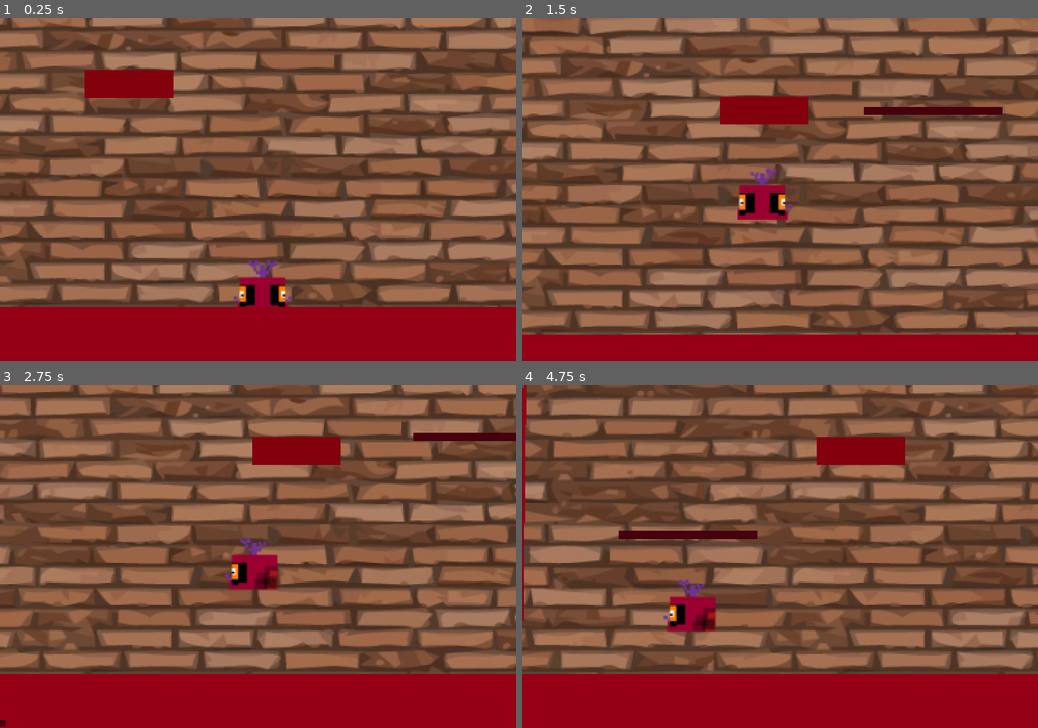
Above: before the commit, frames 1-4 (two rows, left to right).
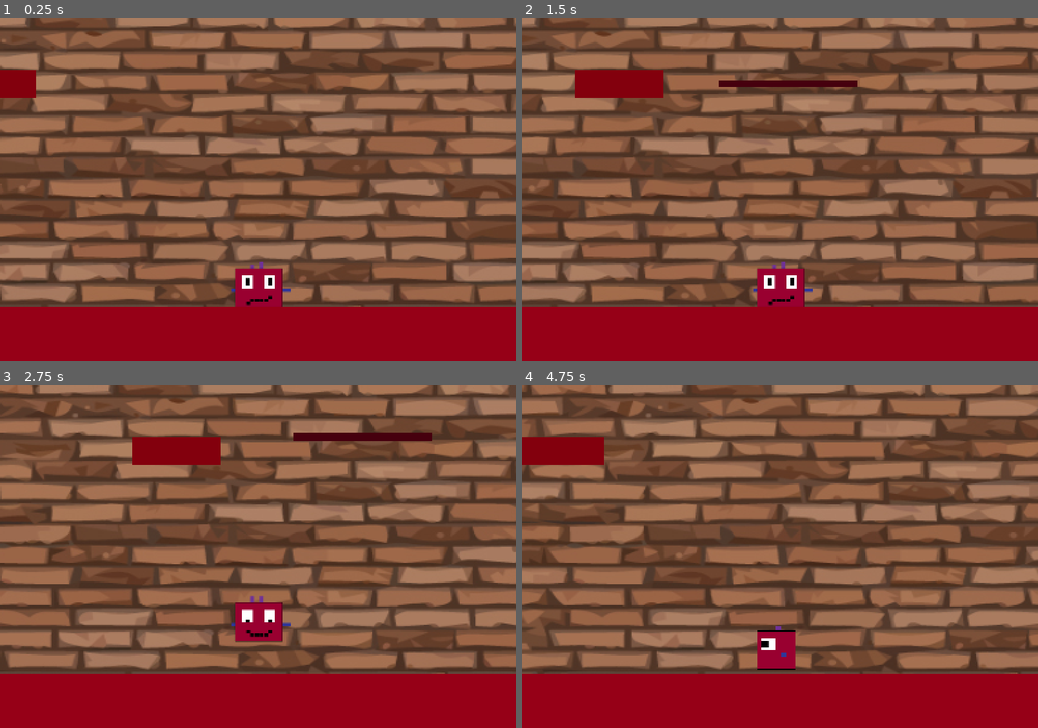
Above: after the commit, the same moments.

Repository: KimHana1/tarea-2-bichito-que-se-mueve
Game: Godot game, scene res://escenas/main.tscn
The game is run twice, just before and just after one commit, with the same random seed, the same clock (stepped at 60 frames per second) and the same inputs. The project has no main scene, so this scene is started directly.
Inputs:
- Up to frame 1 (0.25 s): no input
- Up to frame 2 (1.5 s): tap D (der) at 0.6 s; tap W (enter, bound only before the commit) at 0.8, 1.35 s
- Up to frame 3 (2.75 s): tap D (der) at 1.55, 2.1 s; hold A (izq) from 2.03 s (still down); tap W (enter, bound only before the commit) at 2.3 s
- Up to frame 4 (4.75 s): release A (izq) at 2.78 s; tap W (enter, bound only before the commit) at 2.85, 3.8, 4.35 s; tap D (der) at 3.05, 3.6, 4.55 s; hold A (izq) from 4.28 s (still down)

The runs differ from the first frame. In frame 1, 35% of the frame differs, in the area x 0-100%, y 0-85%; in frame 2, 67%, in the area x 0-100%, y 0-93%; in frame 3, 38%; in frame 4, 40%.

Commit message:
state machine

Diff:
--- a/escenas/main.tscn
+++ b/escenas/main.tscn
@@ -17,7 +17,8 @@
 texture = ExtResource("1_dkga6")
 
 [node name="CharacterBody2D" parent="." instance=ExtResource("1_0xm2m")]
-position = Vector2(589, 640)
+position = Vector2(734, 625)
+scale = Vector2(0.137948, 0.124577)
 
 [node name="StaticBody2D" parent="." instance=ExtResource("2_h2yge")]
 position = Vector2(-4, 663)
--- /dev/null
+++ b/escenas/node.gd
@@ -0,0 +1,78 @@
+extends Node
+
+@onready var player: CharacterBody2D = self.owner
+
+var gravity: float = ProjectSettings.get_setting("physics/2d/default_gravity")
+
+enum STATE {
+	idle,
+	derecha,
+	izquierda,
+	saltando,
+	cayendo
+}
+
+var current_state = STATE.idle
+
+
+func _physics_process(delta):
+
+	if Input.is_action_just_pressed("arriba") and player.is_on_floor():
+		player.velocity.y = player.salto
+
+	_aplicar_gravedad(delta)
+	_cambiar_estado()
+	_aplicar_animacion()
+
+	player.move_and_slide()
+
+
+func _cambiar_estado():
+
+	var direction = Input.get_axis("izq", "der")
+
+	if not player.is_on_floor():
+		if player.velocity.y < 0:
+			current_state = STATE.saltando
+		else:
+			current_state = STATE.cayendo
+		return
+
+	if direction > 0:
+		current_state = STATE.derecha
+	elif direction < 0:
+		current_state = STATE.izquierda
+	else:
+		current_state = STATE.idle
+
+
+func _aplicar_animacion():
+
+	match current_state:
+
+		STATE.idle:
+			player.velocity.x = move_toward(player.velocity.x, 0, player.friccion)
+			if player.anim.animation != "idle":
+				player.anim.play("idle")
+
+		STATE.derecha:
+			player.velocity.x = player.velocidad
+			if player.anim.animation != "wd":
+				player.anim.play("wd")
+
+		STATE.izquierda:
+			player.velocity.x = -player.velocidad
+			if player.anim.animation != "wi":
+				player.anim.play("wi")
+
+		STATE.saltando:
+			if player.anim.animation != "saltito":
+				player.anim.play("saltito")
+
+		STATE.cayendo:
+			if player.anim.animation != "caida":
+				player.anim.play("caida")
+
+
+func _aplicar_gravedad(delta):
+	player.velocity.y += gravity * delta
--- a/escenas/piso movilxtscn.tscn
+++ b/escenas/piso movilxtscn.tscn
@@ -3,14 +3,14 @@
 [ext_resource type="Script" uid="uid://waivwiqr8caf" path="res://scripts/piso_movilxtscn.gd" id="1_88fmn"]
 
 [sub_resource type="RectangleShape2D" id="RectangleShape2D_u31cm"]
-size = Vector2(47, 43)
+size = Vector2(47, 41)
 
 [node name="pisoMovilX" type="AnimatableBody2D"]
 script = ExtResource("1_88fmn")
 metadata/_edit_group_ = true
 
 [node name="CollisionShape2D" type="CollisionShape2D" parent="."]
-position = Vector2(19.5, 19.5)
+position = Vector2(19.5, 20.5)
 shape = SubResource("RectangleShape2D_u31cm")
 
 [node name="ColorRect" type="ColorRect" parent="."]
--- a/escenas/piso.tscn
+++ b/escenas/piso.tscn
@@ -1,7 +1,7 @@
 [gd_scene load_steps=2 format=3 uid="uid://bcf4pdsshy5h6"]
 
 [sub_resource type="RectangleShape2D" id="RectangleShape2D_whwfs"]
-size = Vector2(20, 23.9535)
+size = Vector2(20, 23.6047)
 
 [node name="StaticBody2D" type="StaticBody2D"]
 metadata/_edit_group_ = true
@@ -13,6 +13,6 @@
 color = Color(0.589564, 0, 0.0905878, 1)
 
 [node name="CollisionShape2D" type="CollisionShape2D" parent="."]
-position = Vector2(149, 21)
+position = Vector2(150, 20.3)
 scale = Vector2(15, 1.72)
 shape = SubResource("RectangleShape2D_whwfs")
--- a/escenas/player.tscn
+++ b/escenas/player.tscn
@@ -1,59 +1,116 @@
-[gd_scene load_steps=14 format=3 uid="uid://y20ivuwww5w4"]
+[gd_scene load_steps=23 format=3 uid="uid://y20ivuwww5w4"]
 
 [ext_resource type="Script" uid="uid://bu0stnvgojds4" path="res://scripts/character_body_2d.gd" id="1_kkt6c"]
-[ext_resource type="Texture2D" uid="uid://c1sjrj11sxcpf" path="res://assets/mov/Diseño sin título.png" id="2_t3yu4"]
-[ext_resource type="Texture2D" uid="uid://cspv7rfe0k75y" path="res://assets/mov/D.png" id="3_k4kro"]
-[ext_resource type="Texture2D" uid="uid://bxjo41wllwca8" path="res://assets/mov/i.png" id="4_6nxto"]
+[ext_resource type="Texture2D" uid="uid://cnakyck1lv1hw" path="res://assets/idle/esteeeeeee.png" id="2_6nxto"]
+[ext_resource type="Texture2D" uid="uid://dvbtgjwt13wpo" path="res://assets/Diseño sin título (1).png" id="2_j7xnp"]
+[ext_resource type="Texture2D" uid="uid://b8rloxaoyuofn" path="res://assets/qwet.png" id="3_k4kro"]
+[ext_resource type="Script" uid="uid://biuj5q0sbs0b0" path="res://escenas/node.gd" id="4_k4kro"]
+[ext_resource type="Texture2D" uid="uid://bh62h4fipw511" path="res://assets/idle/aaaaarriba.png" id="4_t3yu4"]
 
-[sub_resource type="CapsuleShape2D" id="CapsuleShape2D_hqtel"]
-radius = 24.0
-height = 100.798
+[sub_resource type="RectangleShape2D" id="RectangleShape2D_j7xnp"]
+size = Vector2(255.997, 482.99)
+
+[sub_resource type="AtlasTexture" id="AtlasTexture_8b7ct"]
+atlas = ExtResource("2_6nxto")
+region = Rect2(0, 0, 538, 476)
+
+[sub_resource type="AtlasTexture" id="AtlasTexture_63xfq"]
+atlas = ExtResource("2_6nxto")
+region = Rect2(538, 0, 538, 476)
+
+[sub_resource type="AtlasTexture" id="AtlasTexture_3w4lm"]
+atlas = ExtResource("2_6nxto")
+region = Rect2(1076, 0, 538, 476)
+
+[sub_resource type="AtlasTexture" id="AtlasTexture_6nxto"]
+atlas = ExtResource("2_j7xnp")
+region = Rect2(0, 0, 538, 476)
 
 [sub_resource type="AtlasTexture" id="AtlasTexture_t3yu4"]
-atlas = ExtResource("2_t3yu4")
-region = Rect2(100, 0, 100, 100)
+atlas = ExtResource("2_j7xnp")
+region = Rect2(1076, 0, 538, 476)
 
 [sub_resource type="AtlasTexture" id="AtlasTexture_r4hsq"]
-atlas = ExtResource("2_t3yu4")
-region = Rect2(0, 0, 100, 100)
+atlas = ExtResource("2_j7xnp")
+region = Rect2(538, 0, 538, 476)
+
+[sub_resource type="AtlasTexture" id="AtlasTexture_8mtn0"]
+atlas = ExtResource("4_t3yu4")
+region = Rect2(0, 0, 538, 476)
+
+[sub_resource type="AtlasTexture" id="AtlasTexture_t5tro"]
+atlas = ExtResource("4_t3yu4")
+region = Rect2(538, 0, 538, 476)
 
 [sub_resource type="AtlasTexture" id="AtlasTexture_sacnx"]
-atlas = ExtResource("2_t3yu4")
-region = Rect2(200, 0, 100, 100)
+atlas = ExtResource("3_k4kro")
+region = Rect2(538, 476, 538, 476)
 
 [sub_resource type="AtlasTexture" id="AtlasTexture_g1ak7"]
 atlas = ExtResource("3_k4kro")
-region = Rect2(0, 95, 100, 95)
+region = Rect2(1076, 476, 538, 476)
 
 [sub_resource type="AtlasTexture" id="AtlasTexture_gd0y7"]
 atlas = ExtResource("3_k4kro")
-region = Rect2(100, 95, 100, 95)
+region = Rect2(0, 476, 538, 476)
 
 [sub_resource type="AtlasTexture" id="AtlasTexture_w7fad"]
-atlas = ExtResource("4_6nxto")
-region = Rect2(0, 95, 100, 95)
+atlas = ExtResource("3_k4kro")
+region = Rect2(1076, 952, 538, 476)
 
 [sub_resource type="AtlasTexture" id="AtlasTexture_n2wyw"]
-atlas = ExtResource("4_6nxto")
-region = Rect2(100, 95, 100, 95)
+atlas = ExtResource("3_k4kro")
+region = Rect2(0, 952, 538, 476)
+
+[sub_resource type="AtlasTexture" id="AtlasTexture_rbrud"]
+atlas = ExtResource("3_k4kro")
+region = Rect2(538, 952, 538, 476)
 
 [sub_resource type="SpriteFrames" id="SpriteFrames_rbrud"]
 animations = [{
 "frames": [{
 "duration": 1.0,
+"texture": SubResource("AtlasTexture_8b7ct")
+}, {
+"duration": 1.0,
+"texture": SubResource("AtlasTexture_63xfq")
+}, {
+"duration": 1.0,
+"texture": SubResource("AtlasTexture_3w4lm")
+}],
+"loop": true,
+"name": &"caida",
+"speed": 5.0
+}, {
+"frames": [{
+"duration": 1.0,
+"texture": SubResource("AtlasTexture_6nxto")
+}, {
+"duration": 1.0,
 "texture": SubResource("AtlasTexture_t3yu4")
 }, {
 "duration": 1.0,
 "texture": SubResource("AtlasTexture_r4hsq")
-}, {
-"duration": 1.0,
-"texture": SubResource("AtlasTexture_sacnx")
 }],
 "loop": true,
 "name": &"idle",
 "speed": 5.0
 }, {
 "frames": [{
+"duration": 1.0,
+"texture": SubResource("AtlasTexture_8mtn0")
+}, {
+"duration": 1.0,
+"texture": SubResource("AtlasTexture_t5tro")
+}],
+"loop": true,
+"name": &"saltito ",
+"speed": 5.0
+}, {
+"frames": [{
+"duration": 1.0,
+"texture": SubResource("AtlasTexture_sacnx")
+}, {
 "duration": 1.0,
 "texture": SubResource("AtlasTexture_g1ak7")
 }, {
@@ -70,32 +127,31 @@
 }, {
 "duration": 1.0,
 "texture": SubResource("AtlasTexture_n2wyw")
+}, {
+"duration": 1.0,
+"texture": SubResource("AtlasTexture_rbrud")
 }],
 "loop": true,
 "name": &"wi",
 "speed": 5.0
 }]
 
-[node name="CharacterBody2D" type="CharacterBody2D"]
+[node name="Player" type="CharacterBody2D"]
 position = Vector2(-2, 16)
 script = ExtResource("1_kkt6c")
-velocidad = 300
-salto = -380
-gravedad = 866
-metadata/_edit_group_ = true
 metadata/_edit_horizontal_guides_ = [-16.0, 26.0]
 metadata/_edit_vertical_guides_ = [-31.0, 17.0, -25.0]
 
 [node name="CollisionShape2D" type="CollisionShape2D" parent="."]
-position = Vector2(-2, -4)
+position = Vector2(5.50001, 32.5)
 scale = Vector2(1.51955, 0.7143)
-shape = SubResource("CapsuleShape2D_hqtel")
+shape = SubResource("RectangleShape2D_j7xnp")
 
 [node name="AnimatedSprite2D" type="AnimatedSprite2D" parent="."]
 position = Vector2(4, -4)
 scale = Vector2(0.996366, 0.871742)
 sprite_frames = SubResource("SpriteFrames_rbrud")
-animation = &"wi"
+animation = &"saltito "
 
 [node name="Camera2D" type="Camera2D" parent="."]
 zoom = Vector2(3, 3)
@@ -103,3 +159,6 @@
 limit_top = 0
 limit_right = 1645
 limit_bottom = 720
+
+[node name="Node" type="Node" parent="."]
+script = ExtResource("4_k4kro")
--- a/project.godot
+++ b/project.godot
@@ -35,7 +35,7 @@
 , Object(InputEventKey,"resource_local_to_scene":false,"resource_name":"","device":-1,"window_id":0,"alt_pressed":false …(186 unchanged characters)…
 ]
 }
-enter={
+arriba={
 "deadzone": 0.2,
 "events": [Object(InputEventKey,"resource_local_to_scene":false,"resource_name":"","device":-1,"window_id":0,"alt_press …(192 unchanged characters)…
 , Object(InputEventKey,"resource_local_to_scene":false,"resource_name":"","device":-1,"window_id":0,"alt_pressed":false …(186 unchanged characters)…
--- a/scripts/character_body_2d.gd
+++ b/scripts/character_body_2d.gd
@@ -1,42 +1,7 @@
 extends CharacterBody2D
 
-@export var velocidad = 200
-@export var salto = -350
-@export var gravedad = 900
-
+@export var velocidad = 180
+@export var salto = -300
 @export var friccion = 100
-@export var aceleracion = 400
-
-var saltosRestantes = 2
 
 @onready var anim = $AnimatedSprite2D
-
-
-func _physics_process(delta):
-	if not is_on_floor():
-		velocity.y += gravedad * delta
-	else:
-		saltosRestantes = 2
-
-	var direction = Input.get_axis("izq", "der")
-
-	if direction != 0:
-		velocity.x = move_toward(velocity.x, direction * velocidad, aceleracion * delta)
-	else:
-		velocity.x = move_toward(velocity.x, 0, friccion * delta)
-
-	if Input.is_action_just_pressed("enter") and saltosRestantes > 0:
-		velocity.y = salto
-		saltosRestantes -= 1
-
-	move_and_slide()
-
-	var nueva_animacion = "idle"
-
-	if velocity.x > 0:
-		nueva_animacion = "wd"
-	elif velocity.x < 0:
-		nueva_animacion = "wi"
-
-	if anim.animation != nueva_animacion:
-		anim.play(nueva_animacion)
Not shown, added: escenas/node.gd.uid
